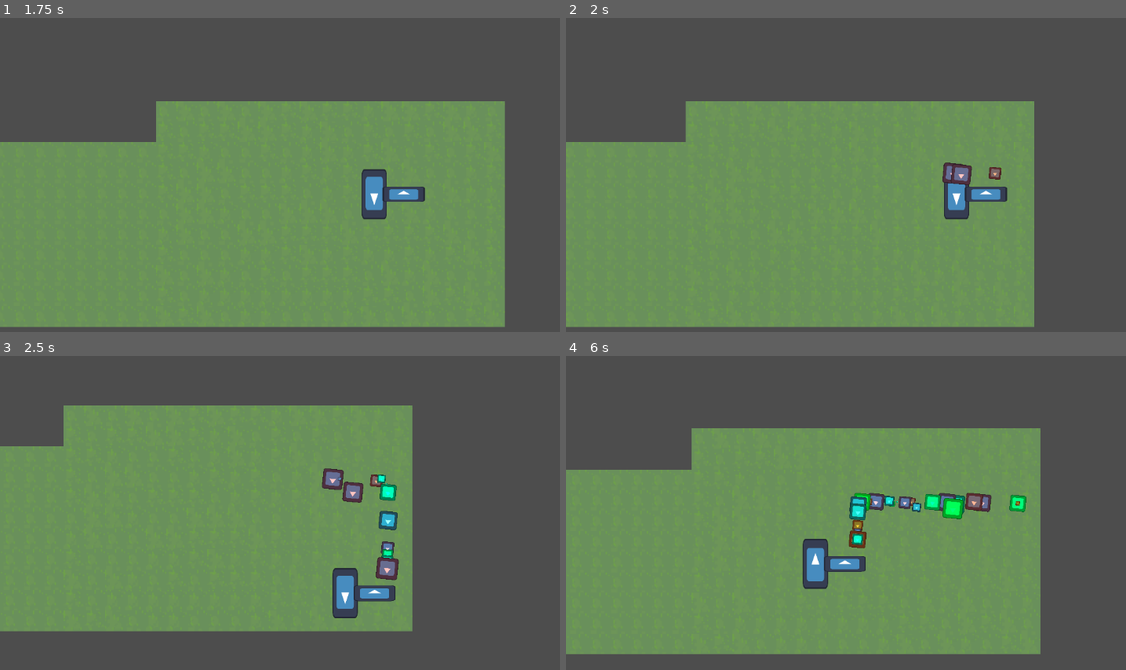
Above: before the commit, frames 1-4 (two rows, left to right).
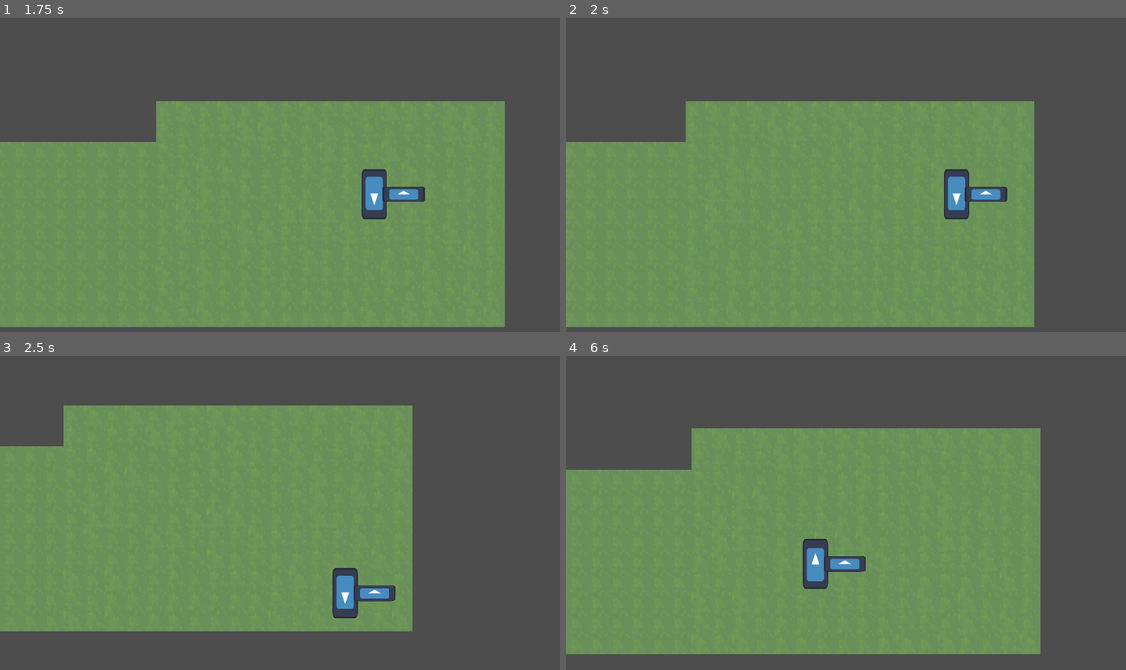
Above: after the commit, the same moments.

Repository: Lumi-i/MusicalForest-GMTK-game-jam
Game: Godot game, scene res://scenes/main_menu.tscn
The game is run twice, just before and just after one commit, with the same random seed, the same clock (stepped at 60 frames per second) and the same inputs. The engine's default icon, where the game draws it, is replaced by a stand-in: a white triangle on a blue panel in a dark square.
Inputs:
- Up to frame 1 (1.75 s): click "Start Game" at 0.5 s; tap Enter at 1.25 s; hold D (right) from 1.28 s (still down); tap E (do) at 1.35 s; tap P (do2) at 1.55 s
- Up to frame 2 (2 s): keep holding D (right)
- Up to frame 3 (2.5 s): release D (right) at 2.03 s; hold S (down) from 2.03 s (still down); tap P (do2) at 2.1 s; tap Y (fa) at 2.3 s
- Up to frame 4 (6 s): release S (down) at 2.78 s; hold D (right) 2.78-3.53 s; tap Y (fa) at 2.85 s; tap I (la) at 3.05, 3.6 s; hold W (up) 3.53-4.28 s; tap T (mi) at 3.8, 4.35 s; hold A (left) 4.28-5.78 s; tap R (re) at 4.55, 5.1 s; tap O (si) at 5.3, 5.85 s; hold S (down) from 5.78 s (still down)

Frame 1 is identical in both runs. In frame 2, 0.4% of the frame differs, in the area x 67-78%, y 46-54%; in frame 3, 1.3%; in frame 4, 1.7%, in the area x 50-83%, y 43-62%.

Commit message:
detecting melodies

Diff:
--- a/scenes/flute.tscn
+++ b/scenes/flute.tscn
@@ -1,23 +1,7 @@
-[gd_scene load_steps=5 format=3 uid="uid://bwpwn6f2codrc"]
+[gd_scene load_steps=3 format=3 uid="uid://bwpwn6f2codrc"]
 
 [ext_resource type="Script" path="res://scripts/flute.gd" id="1_1o26y"]
 [ext_resource type="Texture2D" uid="uid://x3d1j4vvo6sd" path="res://assets/art/icon.svg" id="1_4kmyq"]
-
-[sub_resource type="ParticleProcessMaterial" id="ParticleProcessMaterial_mpoqh"]
-lifetime_randomness = 0.1
-particle_flag_disable_z = true
-angle_min = 174.5
-angle_max = 174.5
-gravity = Vector3(20, 20, 0)
-linear_accel_min = -100.0
-linear_accel_max = -4.55
-scale_min = 0.0
-scale_max = 0.04
-hue_variation_min = -0.36
-hue_variation_max = 0.21
-
-[sub_resource type="CanvasTexture" id="CanvasTexture_ldq54"]
-diffuse_texture = ExtResource("1_4kmyq")
 
 [node name="flute" type="Node2D" groups=["instrument", "interactable"]]
 script = ExtResource("1_1o26y")
@@ -27,10 +11,3 @@
 texture = ExtResource("1_4kmyq")
 
 [node name="AudioStreamPlayer2D" type="AudioStreamPlayer2D" parent="."]
-
-[node name="GPUParticles2D" type="GPUParticles2D" parent="."]
-position = Vector2(3, -5)
-amount = 100
-amount_ratio = 0.3205
-process_material = SubResource("ParticleProcessMaterial_mpoqh")
-texture = SubResource("CanvasTexture_ldq54")
--- a/scripts/flute.gd
+++ b/scripts/flute.gd
@@ -1,46 +1,75 @@
 extends Node2D
-class_name flute
+class_name Flute
 
 signal player_picked_up
 
-@onready var player: Player = $"../player"
-
+@onready var player: Player = $"../Player"
 @onready var sound: AudioStreamPlayer2D = $AudioStreamPlayer2D
 
-var playing = false
+var current_input = []
+var max_melody_length = 10
+var delay_duration = 0.1  # Duration of the delay in seconds
+var is_delayed = false
 
-
+var melodies = {
+	"melody_1": ["do", "re", "mi"],
+	"melody_2": ["fa", "sol", "la"],
+	"melody_3": ["do", "fa", "la", "si"],
+	"seven_nation_army": ["la", "la", "do2", "la", "sol", "fa", "mi"]
+}
 
 func _physics_process(delta: float) -> void:
+	print(current_input)
+
 	if Input.is_action_just_pressed("do"):
-		if !playing:
-			sound.stream = load("res://assets/music/flute/do.mp3")
-			sound.play()
+		play_note_with_delay("do", "res://assets/music/flute/do.mp3")
 	if Input.is_action_just_pressed("re"):
-		if !playing:
-			sound.stream = load("res://assets/music/flute/re.mp3")
-			sound.play()
+		play_note_with_delay("re", "res://assets/music/flute/re.mp3")
 	if Input.is_action_just_pressed("mi"):
-		if !playing:
-			sound.stream = load("res://assets/music/flute/mi.mp3")
-			sound.play()
+		play_note_with_delay("mi", "res://assets/music/flute/mi.mp3")
 	if Input.is_action_just_pressed("fa"):
-		if !playing:
-			sound.stream = load("res://assets/music/flute/fa.mp3")
-			sound.play()
+		play_note_with_delay("fa", "res://assets/music/flute/fa.mp3")
 	if Input.is_action_just_pressed("sol"):
-		if !playing:
-			sound.stream = load("res://assets/music/flute/sol.mp3")
-			sound.play()
+		play_note_with_delay("sol", "res://assets/music/flute/sol.mp3")
 	if Input.is_action_just_pressed("la"):
-		if !playing:
-			sound.stream = load("res://assets/music/flute/la.mp3")
-			sound.play()
+		play_note_with_delay("la", "res://assets/music/flute/la.mp3")
 	if Input.is_action_just_pressed("si"):
-		if !playing:
-			sound.stream = load("res://assets/music/flute/si.mp3")
-			sound.play()
+		play_note_with_delay("si", "res://assets/music/flute/si.mp3")
 	if Input.is_action_just_pressed("do2"):
-		if !playing:
-			sound.stream = load("res://assets/music/flute/do2.mp3")
-			sound.play()
+		play_note_with_delay("do2", "res://assets/music/flute/do2.mp3")
+
+func play_note_with_delay(note: String, audio_path: String) -> void:
+	if not is_delayed:
+		current_input.append(note)
+
+		if current_input.size() > max_melody_length:
+			current_input.pop_front()
+
+		# Play the note
+		var new_sound = AudioStreamPlayer2D.new()
+		add_child(new_sound)
+		new_sound.stream = ResourceLoader.load(audio_path) as AudioStream
+		new_sound.play()
+
+		check_melodies()
+
+		# Add a short delay before the next note can be played
+		is_delayed = true
+		await get_tree().create_timer(delay_duration).timeout
+		is_delayed = false
+
+func _on_AudioStreamPlayer2D_finished():
+	queue_free()
+
+func check_melodies() -> void:
+	for melody_name in melodies.keys():
+		var melody = melodies[melody_name]
+		var melody_length = melody.size()
+
+		if current_input.size() >= melody_length:
+			var start_index = current_input.size() - melody_length
+			var recent_input = current_input.slice(start_index, current_input.size())
+			if recent_input == melody:
+				print(melody_name + " detected!")
+				current_input.clear()
+				break
--- a/scripts/player.gd
+++ b/scripts/player.gd
@@ -22,9 +22,6 @@
 
 
 func _physics_process(delta: float) -> void:
-
-	print(can_switch)
-	print(self.get_children())
 
 
 
Not shown, changed: misc/README.md
